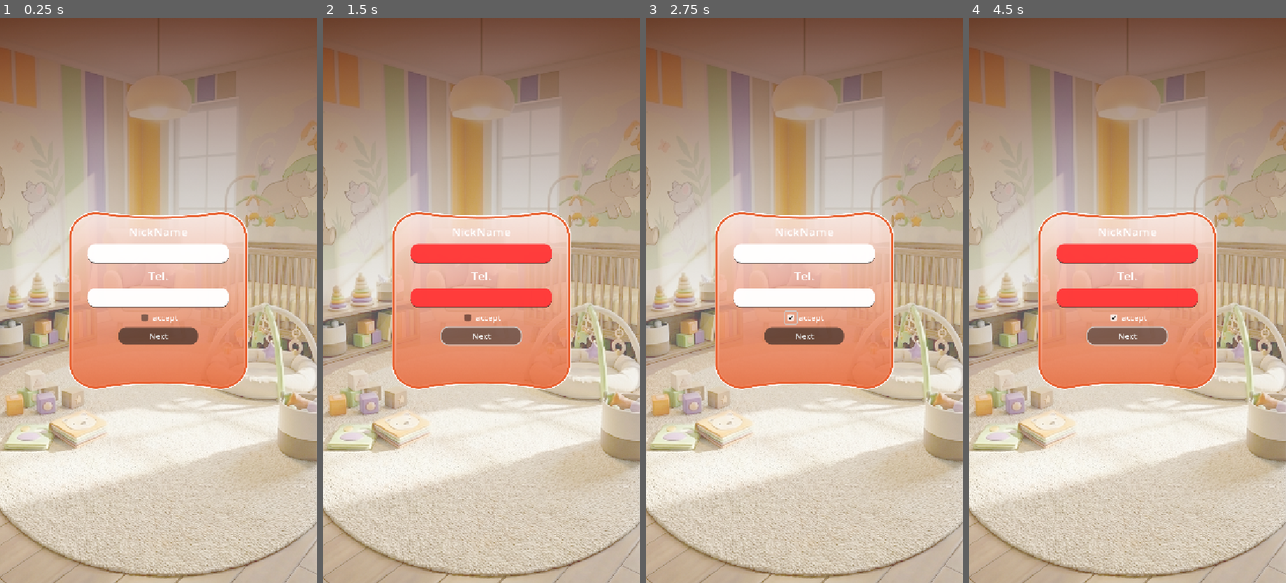
Above: before the commit, frames 1-4 (left to right).
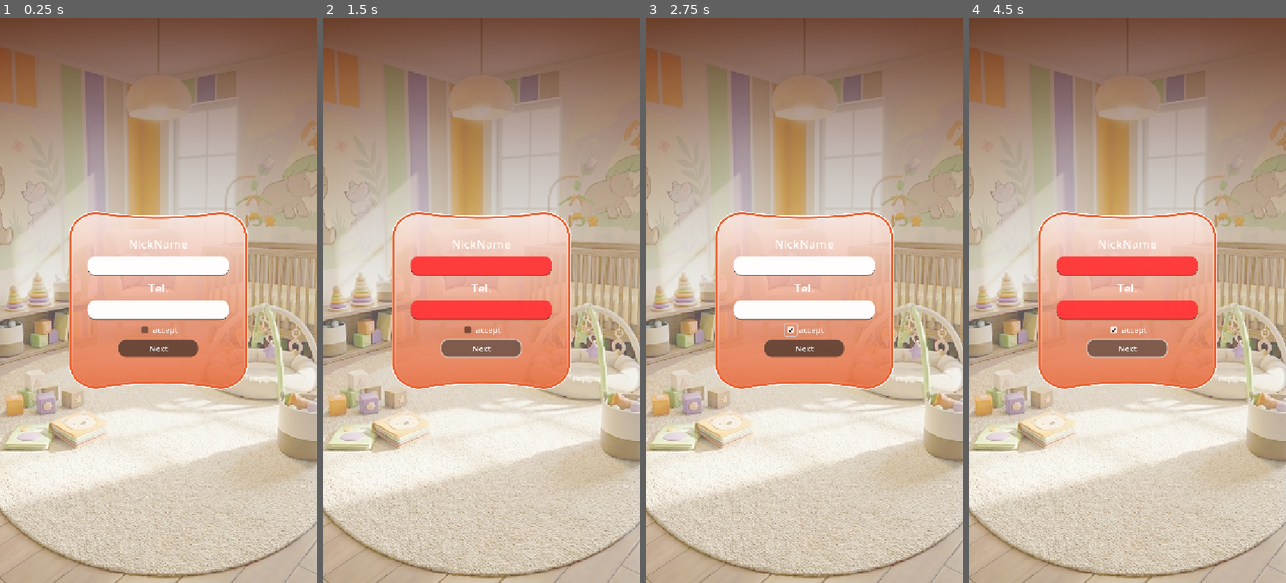
Above: after the commit, the same moments.

Repository: 6099sin/pro-c
Game: Godot game, scene res://scenes/ui/user_info.tscn
Same seed, same stepped clock (60 frames per second), same inputs: the game is played once before the commit and once after it. This scene is started directly instead of the project's main scene.
Inputs (mouse positions are in pixels of both pictures, inside the frame that each line leads up to; where the layout moved, square brackets give the same spot in the first picture):
- Up to frame 1 (0.25 s): no input
- Up to frame 2 (1.5 s): click "Next" at 0.5 s; click "Next" at 1.25 s
- Up to frame 3 (2.75 s): click (791, 328) [791, 317] at 2 s
- Up to frame 4 (4.5 s): click (1114, 328) [1114, 317] at 2.75 s; click (1114, 328) [1114, 317] at 3.5 s; click "Next" at 4.25 s

The runs differ from the first frame. In frame 1, 5.3% of the frame differs, in the area x 27-73%, y 37-61%; in frame 2, 5.5%; in frame 3, 5.3%; in frame 4, 5.5%.

Commit message:
implement condition filling

Diff:
--- a/scenes/ui/user_info.tscn
+++ b/scenes/ui/user_info.tscn
@@ -131,7 +131,7 @@
 [node name="MarginContainer" type="MarginContainer" parent="PanelContainer"]
 layout_mode = 2
 theme_override_constants/margin_left = 25
-theme_override_constants/margin_top = 25
+theme_override_constants/margin_top = 50
 theme_override_constants/margin_right = 25
 theme_override_constants/margin_bottom = 25
 
@@ -153,6 +153,7 @@
 [node name="LineEditName" type="LineEdit" parent="PanelContainer/MarginContainer/VBoxContainer/MarginContainer2"]
 custom_minimum_size = Vector2(0, 40)
 layout_mode = 2
+theme_override_colors/font_color = Color(0.25202727, 0.2520278, 0.25202736, 1)
 theme_override_styles/normal = ExtResource("1_00e66")
 theme_override_styles/focus = ExtResource("2_p1tq6")
 
@@ -170,6 +171,7 @@
 [node name="LineEditTel" type="LineEdit" parent="PanelContainer/MarginContainer/VBoxContainer/MarginContainer3"]
 custom_minimum_size = Vector2(0, 40)
 layout_mode = 2
+theme_override_colors/font_color = Color(0.25202727, 0.2520278, 0.25202736, 1)
 theme_override_styles/normal = ExtResource("1_00e66")
 theme_override_styles/focus = ExtResource("2_p1tq6")
 
